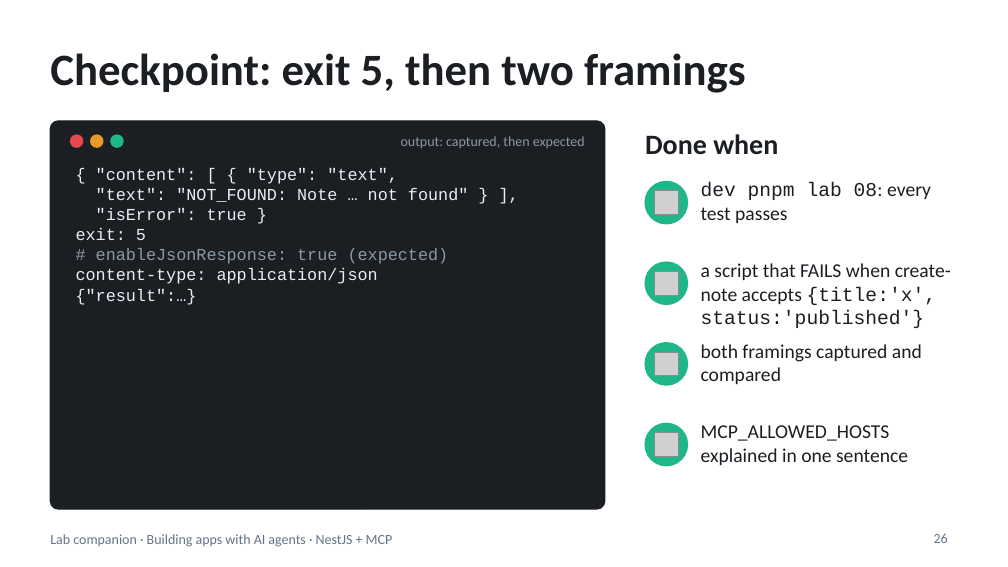
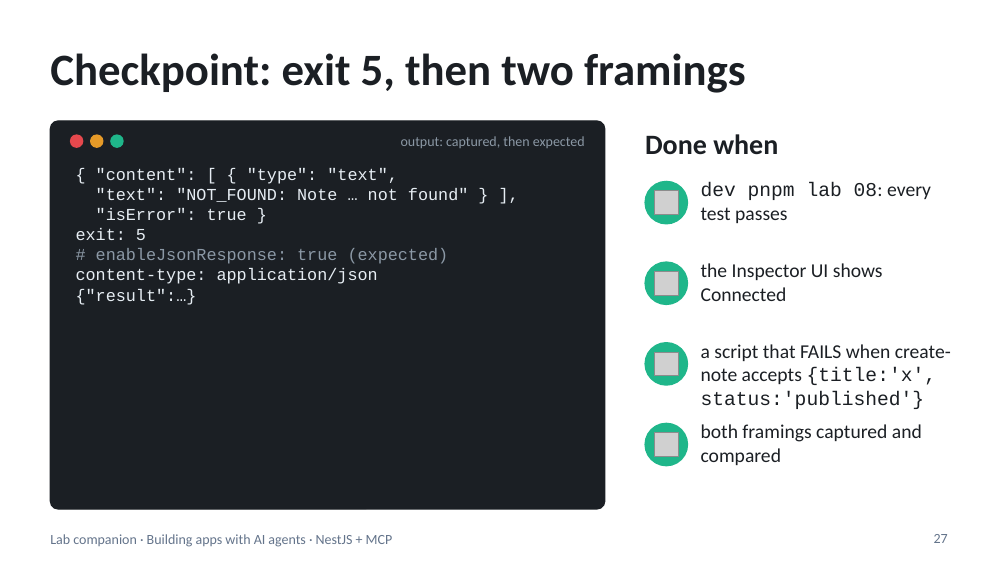
Before and after one commit to blazaga/ai-training-modules, a slide deck: slide 27 of docs/ai-agent-training/slides/lab-companion-lite.pptx (slide 26 before the commit). Drawn at 1008x567 pixels with LibreOffice and Linux fonts; fonts in the diff are those of the drawing; grey boxes stand for pictures. Boxes give left, top, right and bottom in pixels: in the first picture for what was removed or moved away, otherwise in the second. Text is boxed around its words. In the diff, an @@ line names an element or a change of style, - is before the commit and + after.

```diff
--- a/docs/ai-agent-training/slides/lab-companion-lite.pptx
+++ b/docs/ai-agent-training/slides/lab-companion-lite.pptx
@@ text added at <box>701,263,883,301</box>, 14 pt, text #1B1F24 @@
+the Inspector UI shows Connected
@@ text "a script that FAILS when ...": place and size @@
-text "a script that FAILS when ..." at <box>701,263,951,328</box>
+text "a script that FAILS when ..." at <box>701,344,951,409</box>
@@ text "both framings captured and compared": place and size @@
-text "both framings captured and compared" at <box>701,344,922,384</box>
+text "both framings captured and compared" at <box>701,424,922,465</box>
@@ text removed at <box>701,425,908,465</box> @@
-MCP_ALLOWED_HOSTS explained in one sentence
@@ page number at <box>934,534,948,543</box>: text changed @@
-26
+27
```
Also in this commit, not shown: 2 other slides changed, 1 slide added, 9 other files.
